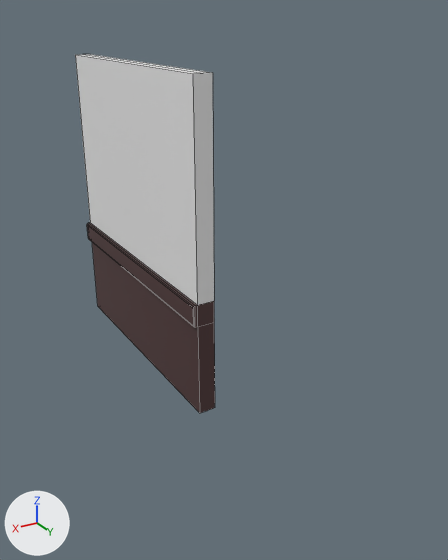
Two versions of the FBX model Assets/Art/Place Holder Models/HallwayWall.fbx, one commit apart.
Rendered twice from a 50 mm lens placed at (0.95, 1.7, 3.12), pointed at (-1.45, -2.28, 1.12). Arrows for +X, +Y and +Z are at lower left; the lights stay in place. Mesh edges are drawn as thin lines. Where no turn or scale is listed for an object, it has been applied to the vertices.

Script lines for the objects in view, before the commit:
```python
me_mesh = bpy.data.meshes.new('Mesh')
me_mesh.from_pydata(...)  # 34 vertices, 31 faces; spans x -0.15..0.04, y 0.0..2.44, z 0.0..2.74
# faces by material slot: [13, 18]
me_mesh.materials.append(mat_standardsurface1)  # white #ececec
me_mesh.materials.append(mat_red)  # brown #4e3434
ob_hallwaywall = bpy.data.objects.new('HallwayWall', me_mesh)
ob_hallwaywall.location = (-1.143, -4.619, 0.0)
```
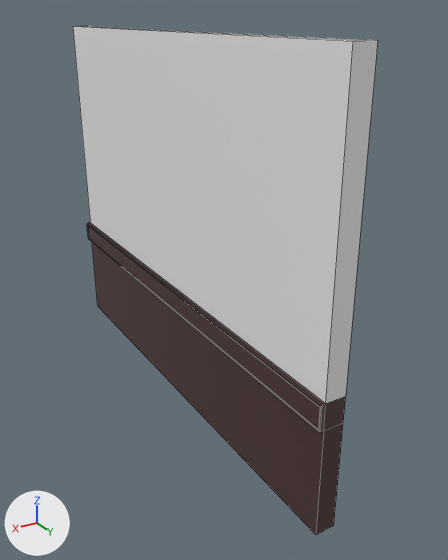
The newer file is also turned or shifted as a whole; pictures and numbers use the older file's frame.

Diff of the bpy script that builds the scene:
```diff
--- a/Assets/Art/Place Holder Models/HallwayWall.fbx.py
+++ b/Assets/Art/Place Holder Models/HallwayWall.fbx.py
@@ me_mesh @@
 me_mesh.from_pydata(...)  # 34 vertices, 31 faces; spans x -0.15..0.04, y 0.0..2.44, z 0.0..2.74
 # used by ob_hallwaywall; location = (-1.143, -4.619, 0.0)
+# me_mesh part 1: all 13 vertices in x -0.15..0.04, y 2.44, z 0.0..1.01 are moved by (0.0, 1.56, 0.0)
+# me_mesh part 2: all 3 vertices in x -0.15..0.0, y 2.44, z 2.74 are moved by (0.0, 1.56, 0.26)
 me_mesh.materials.append(mat_standardsurface1)
```

Pixel boxes (x1, y1, x2, y2) of what changed, in the pictures (448 x 560 px; the box of a moved part takes in the faces that stretch with it):
'HallwayWall', reshaped (117% wider, 42% taller): before (75, 54, 215, 413); after (73, 26, 378, 535)
part 1 of me_mesh, moved or reshaped: before (87, 223, 215, 413); after (87, 223, 346, 535)
part 2 of me_mesh, moved or reshaped: before (75, 54, 214, 305); after (73, 26, 378, 404)
